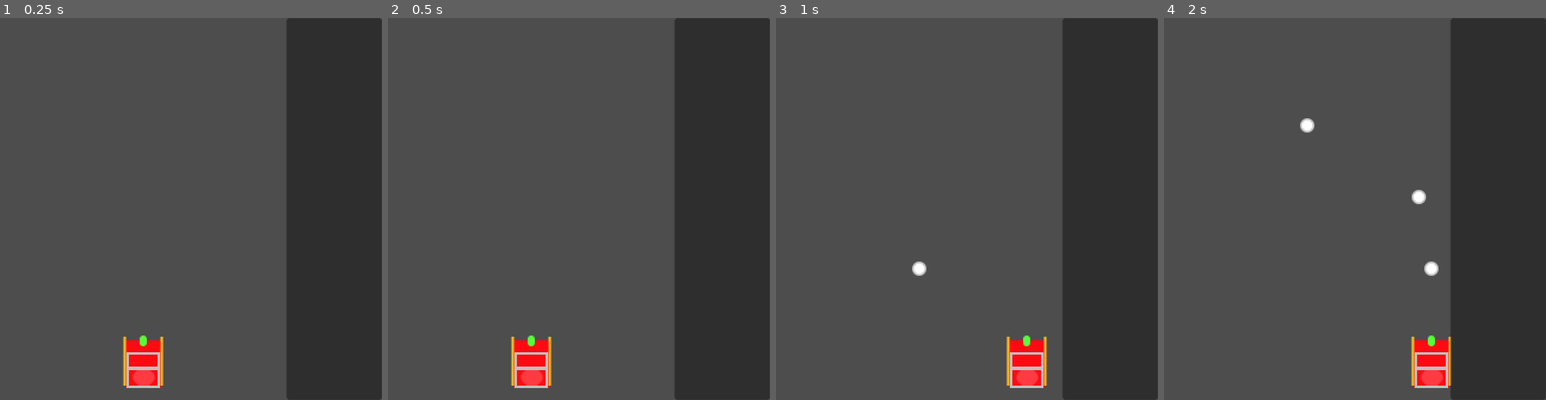
Above: before the commit, frames 1-4 (left to right).
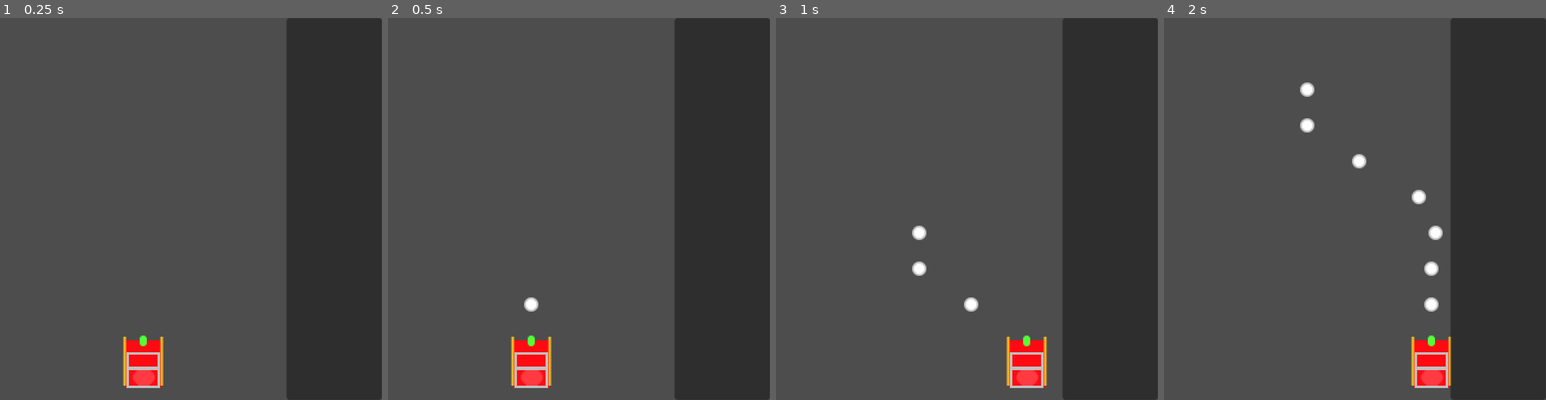
Above: after the commit, the same moments.

Repository: Zoidmania/gdex-2023-winter
Game: Godot game, scene res://stages/stage_north_america.tscn
Same seed, same stepped clock (60 frames per second), same inputs: the game is played once before the commit and once after it. The engine's default icon, where the game draws it, is replaced by a stand-in: a white triangle on a blue panel in a dark square.
Inputs:
- Up to frame 1 (0.25 s): no input
- Up to frame 2 (0.5 s): no input
- Up to frame 3 (1 s): hold Right (santa_move_right) from 0.53 s (still down); tap Space (santa_shoot) at 0.6 s
- Up to frame 4 (2 s): release Right (santa_move_right) at 1.28 s; hold Down (santa_move_down) from 1.28 s (still down); tap Space (santa_shoot) at 1.35 s

Frame 1 is identical in both runs. In frame 2, 0.1% of the frame differs, in the area x 35-40%, y 73-77%; in frame 3, 0.2%; in frame 4, 0.5%, in the area x 35-73%, y 16-77%.

Commit message:
merge HurtComponent into HurtBoxComponent

Diff:
--- a/src/components/hurt_component.gd
+++ /dev/null
@@ -1,22 +0,0 @@
-class_name HurtComponent
-extends Node
-## Handles wiring updating a [member StatsComponent.health] when a [signal HurtboxComponent.hurt] is
-## emitted by a colliding [HitboxComponent].
-##
-## Written by HeartBeast. Amended by Zoidmania.
-## @tutorial: https://www.youtube.com/playlist?list=PL9FzW-m48fn09w6j8NowI_pSBVcsb3V78
-
-
-@export var stats_component: StatsComponent
-@export var hurtbox_component: HurtboxComponent
-
-
-## Init.
-##
-## Connects the [signal HurtBoxComponent.hurt] signal to an anonymous function that removes health
-## equal to the damage from the associated [HitBoxComponent].
-func _ready() -> void:
-
-    hurtbox_component.hurt.connect(func(hitbox_component: HitboxComponent):
-        stats_component.health -= hitbox_component.damage
-    )
--- a/src/components/hurtbox_component.gd
+++ b/src/components/hurtbox_component.gd
@@ -3,8 +3,10 @@
 ## An [Area2D] that emits [signal HurtboxComponent.hurt] when a child [CollisionShape2D] intersects
 ## a [HitboxComponent].
 ##
-## Written by HeartBeast. Amended by Zoidmania.
-## @tutorial: https://www.youtube.com/playlist?list=PL9FzW-m48fn09w6j8NowI_pSBVcsb3V78
+## Based on the component written by HeartBeast.
+
+
+@export var stats_component: StatsComponent
 
 
 ## Indicates that this [HurtboxComponent] cannot be damaged, meaning that all child collision shapes
@@ -23,3 +25,14 @@
 ## Emitted when this [HurtBoxComponent] is hurt. The only argument of this signal is an assoicated
 ## [HitBoxComponent], indicating that that [HitBoxComponent] collided with this [HurtBoxComponent].
 signal hurt(hitbox: HitboxComponent)
+
+
+## Init.
+##
+## Connects the [signal HurtBoxComponent.hurt] signal to an anonymous function that removes health
+## equal to the damage from the associated [HitBoxComponent].
+func _ready() -> void:
+
+    self.hurt.connect(func(hitbox_component: HitboxComponent):
+        stats_component.health -= hitbox_component.damage
+    )
--- a/src/enemies/enemy.tscn
+++ b/src/enemies/enemy.tscn
@@ -1,10 +1,9 @@
-[gd_scene load_steps=16 format=3 uid="uid://b5j0erwnwdkwd"]
+[gd_scene load_steps=15 format=3 uid="uid://b5j0erwnwdkwd"]
 
 [ext_resource type="Script" path="res://enemies/enemy.gd" id="1_0aqhb"]
 [ext_resource type="Script" path="res://components/hitbox_component.gd" id="1_jqks7"]
 [ext_resource type="Script" path="res://components/hurtbox_component.gd" id="2_butr8"]
 [ext_resource type="Texture2D" uid="uid://tnet4wqa3bwx" path="res://icon.svg" id="2_xi7h8"]
-[ext_resource type="Script" path="res://components/hurt_component.gd" id="3_20oc2"]
 [ext_resource type="Script" path="res://components/destroyed_component.gd" id="4_6hkh1"]
 [ext_resource type="Script" path="res://components/flash_component.gd" id="5_204rd"]
 [ext_resource type="Script" path="res://components/move_component.gd" id="6_ls6r2"]
@@ -28,15 +27,11 @@
 collision_layer = 0
 script = ExtResource("1_jqks7")
 
-[node name="HurtboxComponent" type="Area2D" parent="."]
+[node name="HurtboxComponent" type="Area2D" parent="." node_paths=PackedStringArray("stats_component")]
 collision_layer = 2
 collision_mask = 0
 script = ExtResource("2_butr8")
-
-[node name="HurtComponent" type="Node" parent="." node_paths=PackedStringArray("stats_component", "hurtbox_component")]
-script = ExtResource("3_20oc2")
 stats_component = NodePath("../StatsComponent")
-hurtbox_component = NodePath("../HurtboxComponent")
 
 [node name="DestroyedComponent" type="Node" parent="." node_paths=PackedStringArray("actor", "stats_component", "destroy_effect_spawner_component")]
 script = ExtResource("4_6hkh1")
--- a/src/player/sleigh.tscn
+++ b/src/player/sleigh.tscn
@@ -1,9 +1,8 @@
-[gd_scene load_steps=16 format=3 uid="uid://bh6x3atb6ibqq"]
+[gd_scene load_steps=15 format=3 uid="uid://bh6x3atb6ibqq"]
 
 [ext_resource type="Script" path="res://player/sleigh.gd" id="1_1sigw"]
 [ext_resource type="Texture2D" uid="uid://7khkam8vpnix" path="res://assets/player-proto/sleigh.png" id="2_m5w7w"]
 [ext_resource type="Script" path="res://components/hurtbox_component.gd" id="4_6y4jf"]
-[ext_resource type="Script" path="res://components/hurt_component.gd" id="5_qvml2"]
 [ext_resource type="Script" path="res://components/destroyed_component.gd" id="6_lkdr4"]
 [ext_resource type="Script" path="res://components/move_component.gd" id="7_3bsw0"]
 [ext_resource type="Script" path="res://components/move_input_component.gd" id="8_47fyc"]
@@ -29,18 +28,14 @@
 [node name="Muzzle" type="Marker2D" parent="."]
 position = Vector2(0, -22)
 
-[node name="HurtboxComponent" type="Area2D" parent="."]
+[node name="HurtboxComponent" type="Area2D" parent="." node_paths=PackedStringArray("stats_component")]
 collision_mask = 0
 script = ExtResource("4_6y4jf")
+stats_component = NodePath("../StatsComponent")
 
 [node name="CollisionShape2D" type="CollisionShape2D" parent="HurtboxComponent"]
 shape = SubResource("RectangleShape2D_mcae1")
 debug_color = Color(0.917647, 0.196078, 0.517647, 0.419608)
-
-[node name="HurtComponent" type="Node" parent="." node_paths=PackedStringArray("stats_component", "hurtbox_component")]
-script = ExtResource("5_qvml2")
-stats_component = NodePath("../StatsComponent")
-hurtbox_component = NodePath("../HurtboxComponent")
 
 [node name="DestroyedComponent" type="Node" parent="." node_paths=PackedStringArray("actor", "stats_component", "destroy_effect_spawner_component")]
 script = ExtResource("6_lkdr4")
@@ -71,7 +66,7 @@
 scene = ExtResource("11_ugahy")
 
 [node name="FireRateTimer" type="Timer" parent="."]
-wait_time = 0.5
+wait_time = 0.25
 autostart = true
 
 [node name="StatsComponent" type="Node" parent="."]
